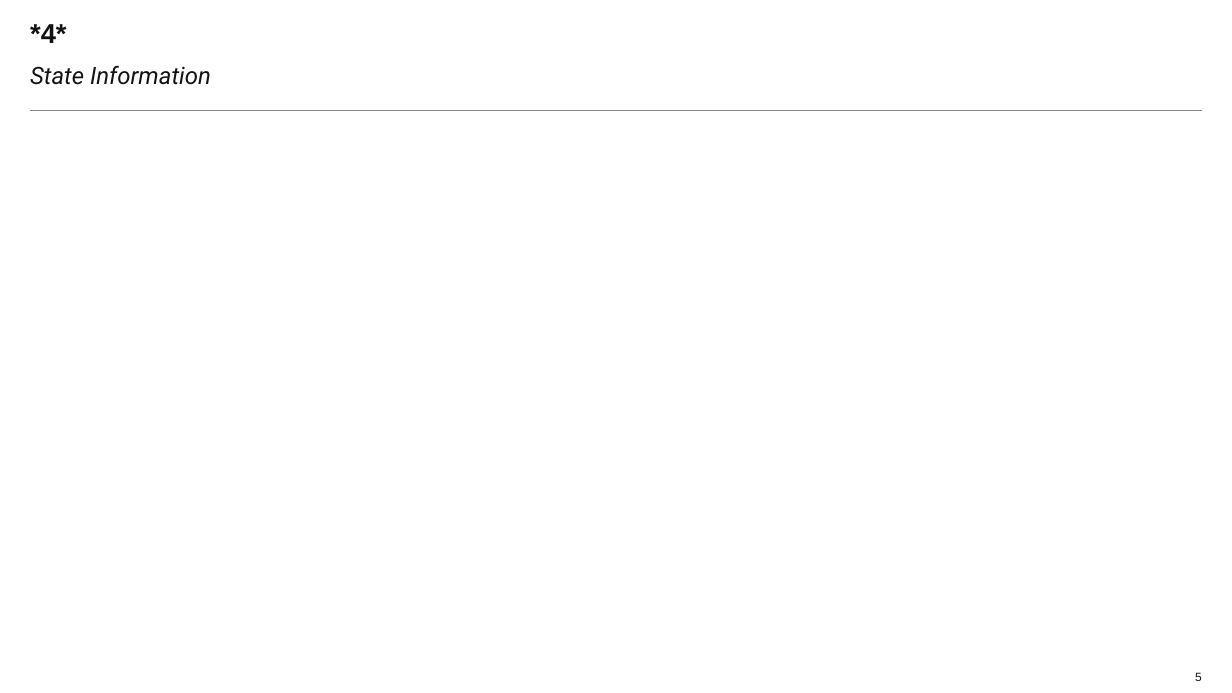
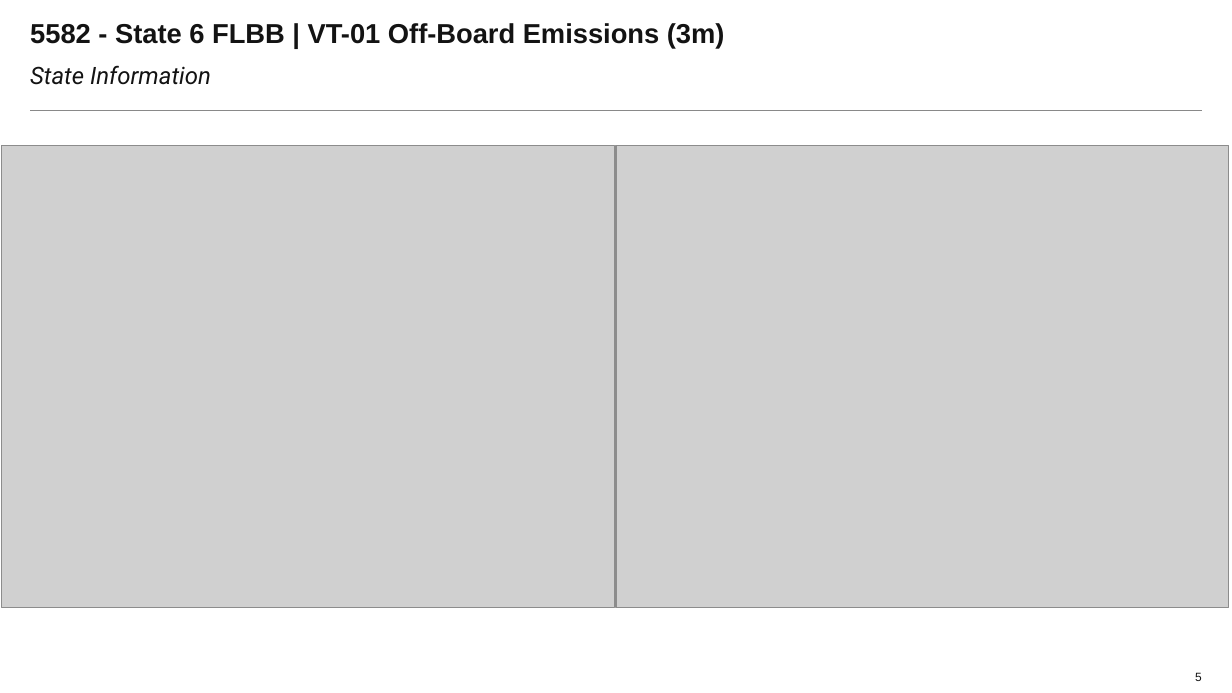
Before and after one commit to Laurapaws/graphGrabber, a slide deck: slide 5 of newDeck.pptx. Drawn at 1232x693 pixels with LibreOffice and Linux fonts; fonts in the diff are those of the drawing; grey boxes stand for pictures; background and template pictures are left out. Boxes give left, top, right and bottom in pixels: in the first picture for what was removed or moved away, otherwise in the second. Text is boxed around its words. In the diff, an @@ line names an element or a change of style, - is before the commit and + after.

```diff
--- a/newDeck.pptx
+++ b/newDeck.pptx
@@ title at (30, 23, 725, 49): text changed @@
-*4*
+5582 - State 6 FLBB | VT-01 Off-Board Emissions (3m)
@@ picture added at (1, 145, 614, 607) @@
@@ picture added at (616, 145, 1228, 607) @@
```
Also in this commit, not shown: 8 other slides changed, 2 other files.
